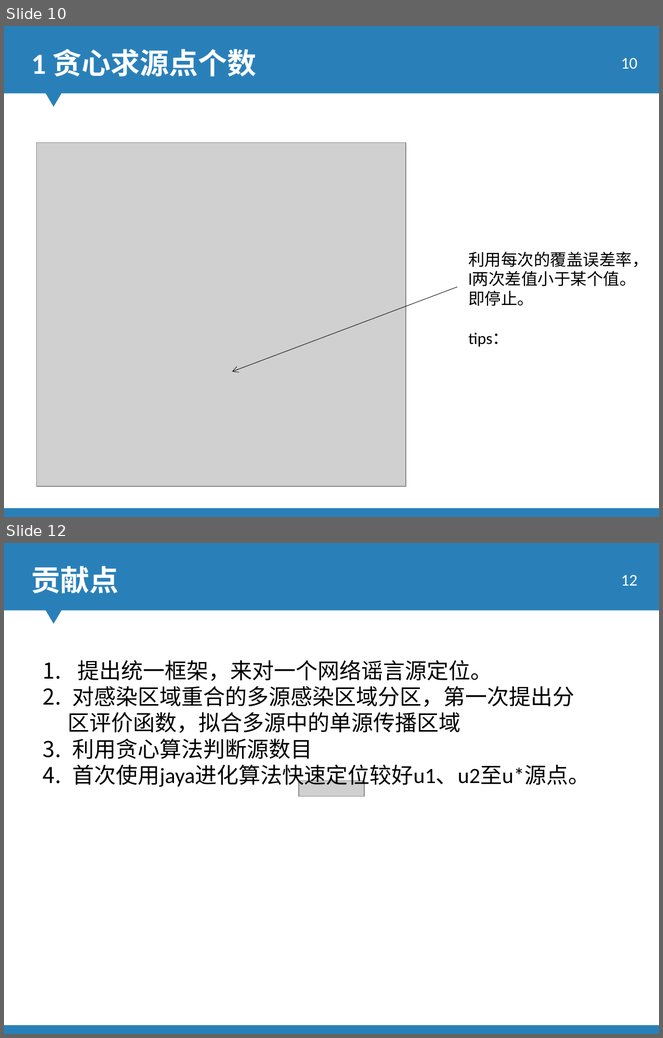
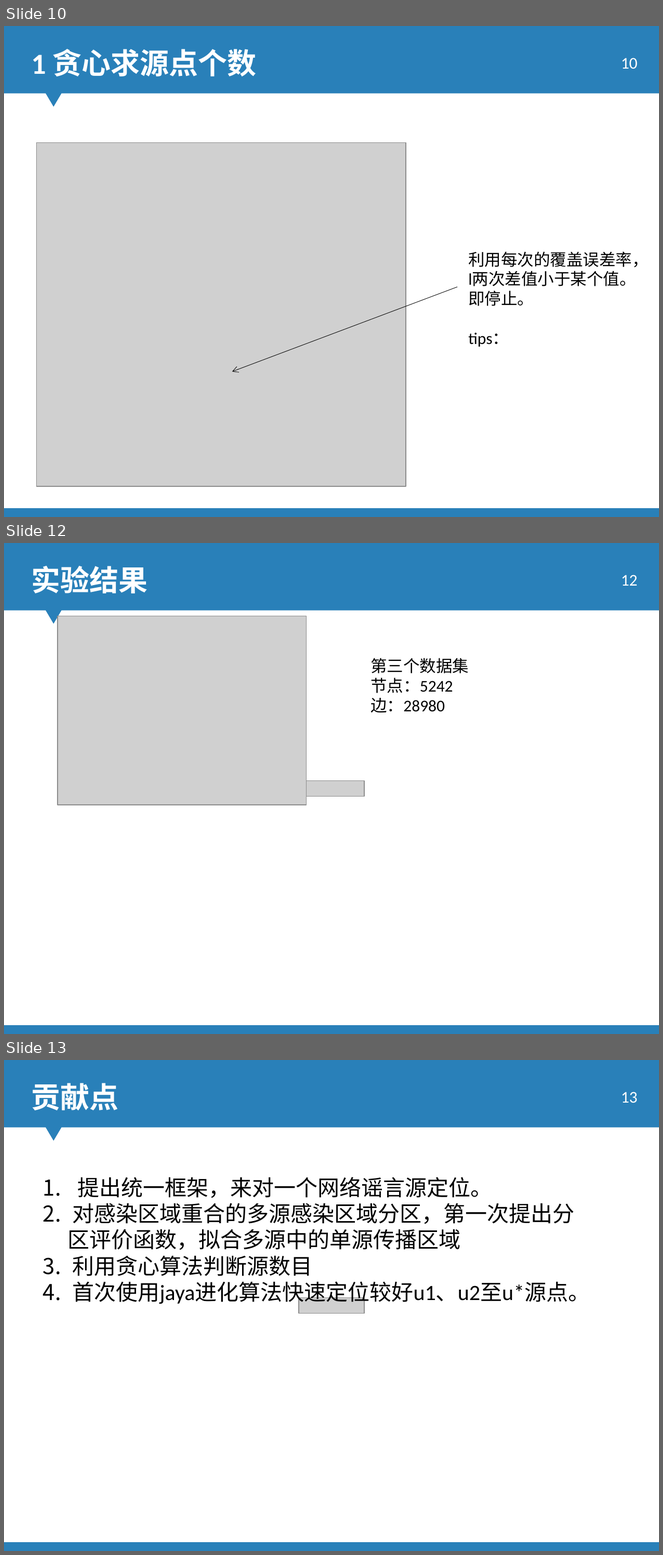
Before and after one commit to 15779235038/mypaper, a slide deck: jarden_center/main_code/single-multiple-source/baseon_setCover/第二周 (2).pptx. Shown one above the other, each under a label of ours: slides 10 and 12 before the commit, slides 10, 12 and 13 after it; the slides between them are not shown. The pictures are 663x1038 and 663x1555 pixels, drawn with LibreOffice and Linux fonts; fonts in the diff are those of the drawing; grey boxes stand for pictures; background and template pictures are left out. Boxes give left, top, right and bottom in pixels: in the first picture for what was removed or moved away, otherwise in the second. Text is boxed around its words. In the diff, an @@ line names an element or a change of style, - is before the commit and + after.

```diff
--- a/jarden_center/main_code/single-multiple-source/baseon_setCover/第二周 (2).pptx
+++ b/jarden_center/main_code/single-multiple-source/baseon_setCover/第二周 (2).pptx
@@ slide 12 added at (x1=4, y1=543, x2=659, y2=1034), background picture (left out); not listed: 2 template elements that a slide beside it also shows @@
@@ text added at (x1=31, y1=566, x2=148, y2=593), 32 pt, text #FFFFFF, bold @@
+实验结果
@@ page number added at (x1=621, y1=575, x2=638, y2=586), 18 pt, text #FFFFFF @@
+12
@@ picture added at (x1=58, y1=616, x2=307, y2=805) @@
@@ text added at (x1=371, y1=658, x2=469, y2=713), 18 pt, text #000000 @@
+第三个数据集
+节点：5242
+边：28980
@@ picture added at (x1=299, y1=781, x2=364, y2=797) @@
@@ what was slide 12 is now slide 13 @@
@@ page number at (x1=621, y1=1092, x2=638, y2=1103): text changed @@
-12
+13
```
Also in this commit, not shown: 1 slide changed, 15 other files.
